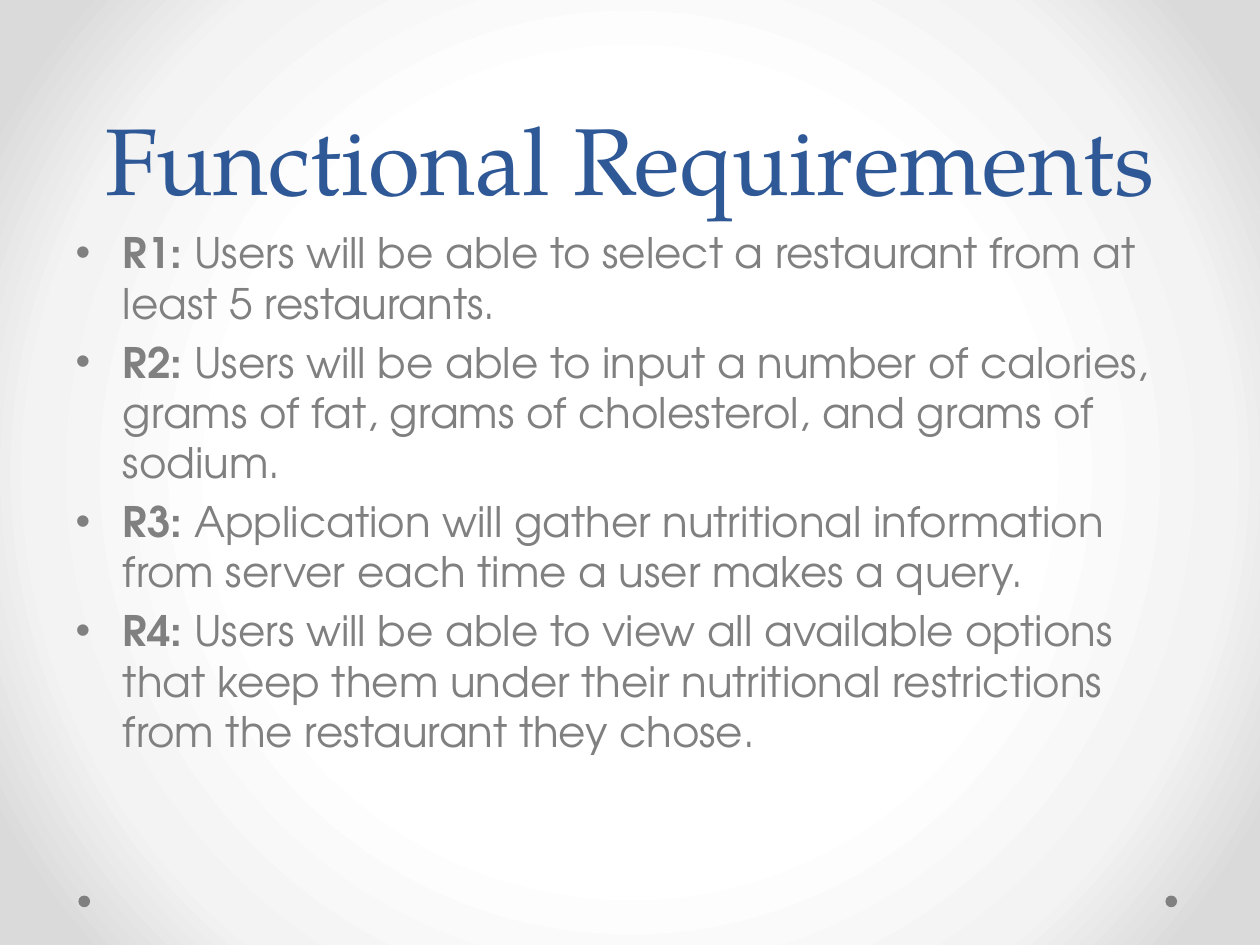
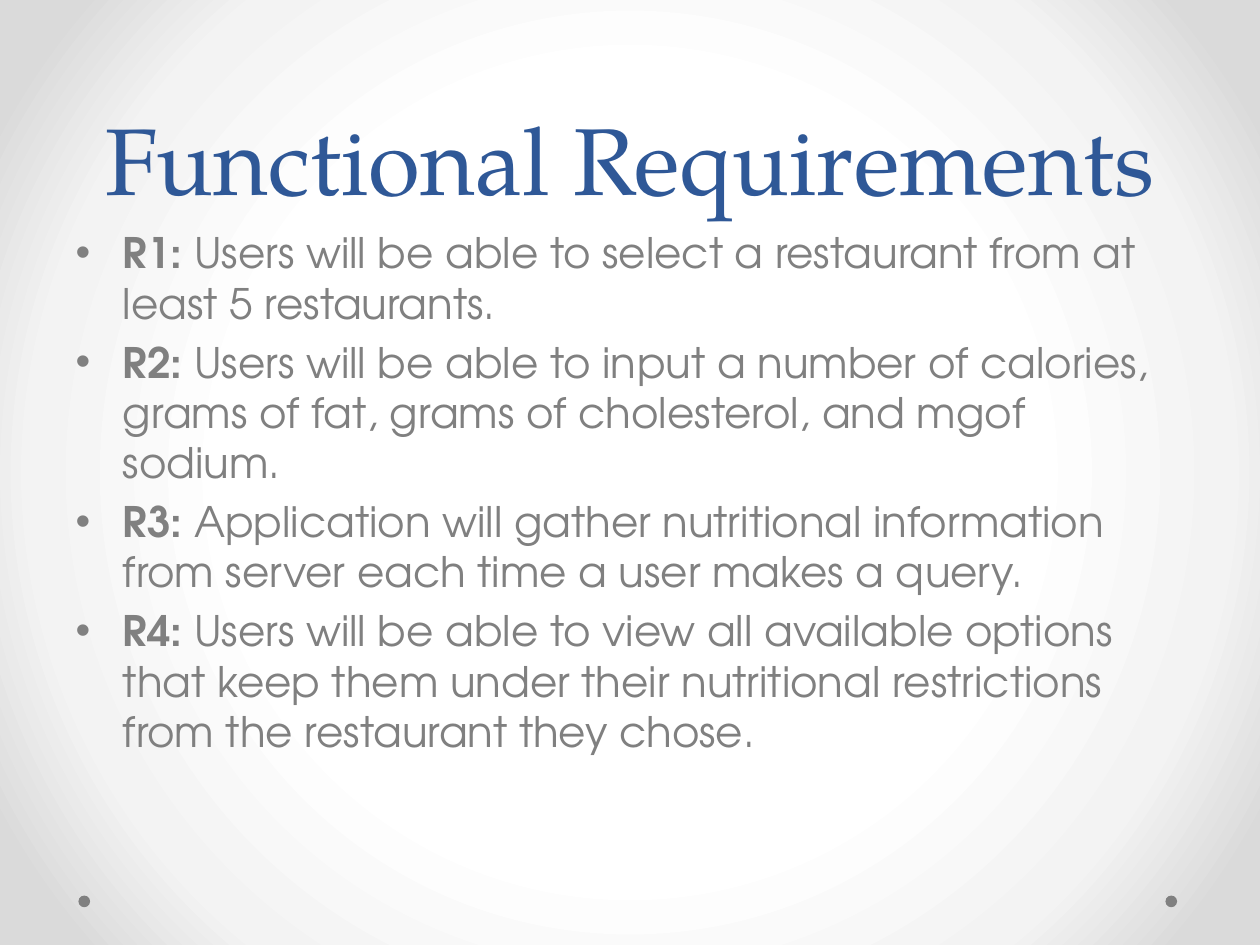
Before and after one commit to onethousandcats/acs560_course_project, a slide deck: slide 8 of Final Presentation/ACS560 Final Presentation.pptx (slide 4 before the commit). Drawn at 1260x945 pixels with LibreOffice and Linux fonts; fonts in the diff are those of the drawing. Boxes give left, top, right and bottom in pixels: in the first picture for what was removed or moved away, otherwise in the second. Text is boxed around its words. In the diff, an @@ line names an element or a change of style, - is before the commit and + after.

```diff
--- a/Final Presentation/ACS560 Final Presentation.pptx
+++ b/Final Presentation/ACS560 Final Presentation.pptx
@@ text at (123,346,1149,479): text changed @@
-• R2: Users will be able to input a number of calories, grams of fat, grams of cholesterol, and grams of sodium.
+• R2: Users will be able to input a number of calories, grams of fat, grams of cholesterol, and mgof sodium.
```
Also in this commit, not shown: 3 other slides changed, 8 slides added, 2 other files.
